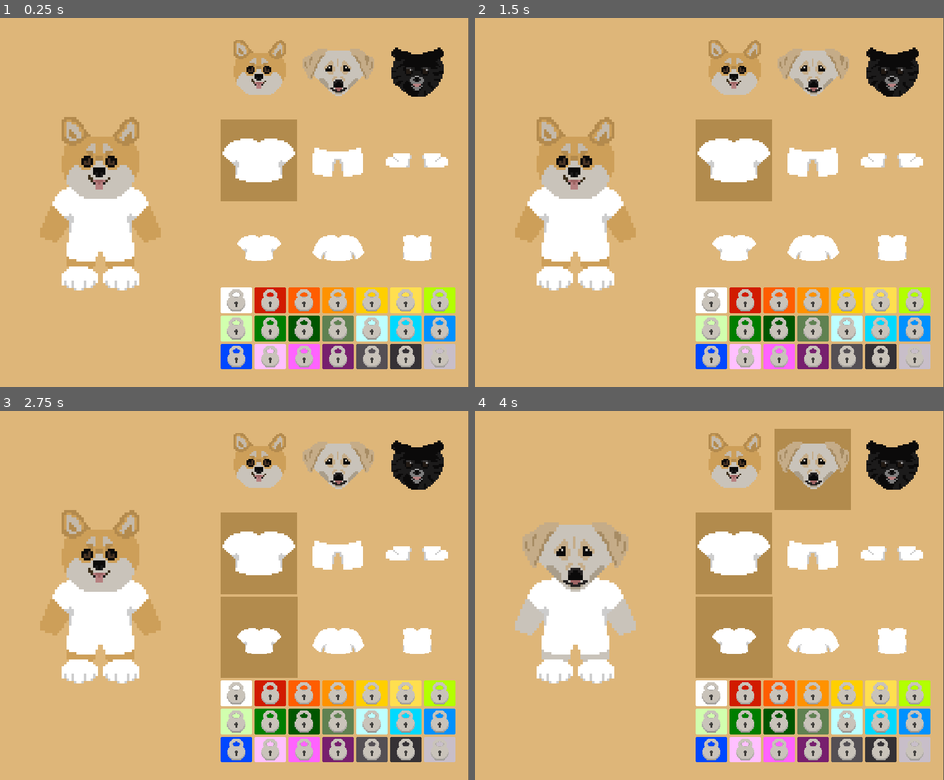
Above: before the commit, frames 1-4 (two rows, left to right).
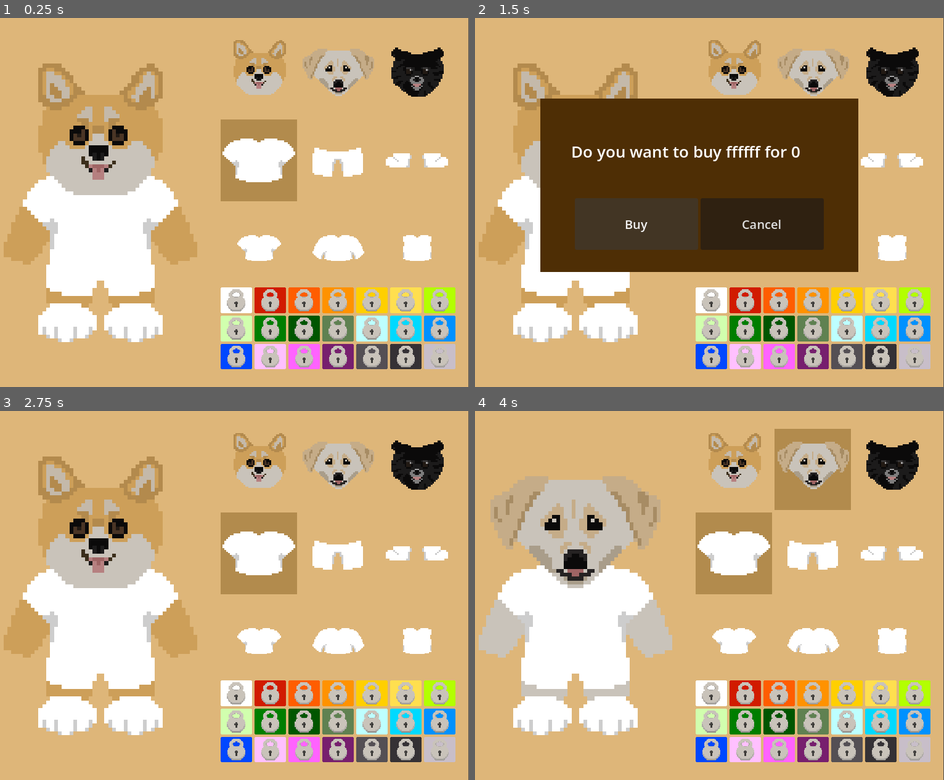
Above: after the commit, the same moments.

Repository: Katie-N/Its-a-Dogs-World
Game: Godot game, scene res://Scenes/Shop/TryOn.tscn
Two runs of this game, one before a commit and one after it. Both use one fixed random seed, a clock stepped at 60 frames per second and the inputs below. The project has no main scene, so this scene is started directly.
Inputs (mouse positions are in pixels of both pictures, inside the frame that each line leads up to):
- Up to frame 1 (0.25 s): no input
- Up to frame 2 (1.5 s): click (709, 298) at 0.52 s; click (634, 224) at 1.25 s, where only the run after the commit has a clickable "Buy"
- Up to frame 3 (2.75 s): click (286, 617) at 2 s, where only the run after the commit has a clickable "Cancel"
- Up to frame 4 (4 s): click (732, 470) at 2.75 s; click (812, 470) at 3.5 s

The runs differ from the first frame. In frame 1, 15% of the frame differs, in the area x 0-43%, y 12-88%; in frame 2, 40%, in the area x 0-82%, y 12-88%; in frame 3, 18%; in frame 4, 18%.

Commit message:
Added menu for buying items

Diff:
--- a/Scenes/Shop/TryOn.tscn
+++ b/Scenes/Shop/TryOn.tscn
@@ -10,6 +10,7 @@
 [ext_resource type="Texture2D" uid="uid://ms3ljw5y60kr" path="res://Art/Items/ClothingSpritesheet.png" id="7_5bqxl"]
 [ext_resource type="Script" uid="uid://bkosvnfdrt2ah" path="res://Src/saver_loader.gd" id="9_kgg0x"]
 [ext_resource type="Texture2D" uid="uid://cpunbttpl0sy2" path="res://Art/Items/lock.png" id="9_qw47h"]
+[ext_resource type="PackedScene" uid="uid://noair8speckf" path="res://Scenes/buy_item_menu_container.tscn" id="10_62c7g"]
 
 [sub_resource type="AtlasTexture" id="AtlasTexture_a8vxu"]
 atlas = ExtResource("7_5bqxl")
@@ -206,6 +207,9 @@
 texture_normal = ExtResource("9_qw47h")
 stretch_mode = 5
 
+[node name="Buy Item Menu Container" parent="CanvasLayer" unique_id=325690460 instance=ExtResource("10_62c7g")]
+visible = false
+
 [node name="SaverLoader" type="Node" parent="." unique_id=1260225901 node_paths=PackedStringArray("store_inventory")]
 script = ExtResource("9_kgg0x")
 store_inventory = NodePath("..")
--- a/Scenes/Shop/shop.tscn
+++ b/Scenes/Shop/shop.tscn
@@ -48,3 +48,4 @@
 [node name="DogCharacter" parent="." unique_id=1917843070 instance=ExtResource("2_dqdqq")]
 position = Vector2(219.00002, 250)
 scale = Vector2(0.44961163, 0.44961163)
+static_size = false
--- a/Scenes/Shop/try_on.gd
+++ b/Scenes/Shop/try_on.gd
@@ -10,6 +10,10 @@
 var unlocked_pants = []
 var unlocked_shoes = []
 var unlocked_shirt_designs = []
+var cost = {
+	"color": 0,
+	"clothes": 0
+}
 
 # -----------------
 
@@ -98,9 +102,12 @@
 		button.name = color
 		button.pressed.connect(changeColor.bind(color))
 
+		var lockButton = button.get_node("LockButton")
+		lockButton.pressed.connect(openItemUnlockMenu.bind(button, button.name, unlocked_colors, "color", "this color"))
+
 #		If this color has not been unlocked, then we need to put a little lock over it :)
 		if color in unlocked_colors:
-			button.get_node("LockButton").visible = false
+			lockButton.visible = false
 
 #	Hide the template button now that we have finished adding buttons.
 	colorTemplateButton.visible = false
@@ -261,3 +268,24 @@
 	# To hide the colorRect when the button is unpressed, make the colorRect visibility equal the emmitted toggle value (true when toggled on, false when toggled off)
 	# To prevent the colorRect from catching mouse clicks, set Mouse -> Filter = Ignore
 	# To make the ColorRect cover the TextureButton, set Layout -> Anchors Preset = Full Rect
+
+# When a locked item is clicked on, it will open the Buy Item Menu Container scene and wait for the user to either cancel or buy the item.
+func openItemUnlockMenu(lockedItem, itemName, unlockedArray, costKey, message):
+	$"CanvasLayer/Buy Item Menu Container".itemName = itemName
+	$"CanvasLayer/Buy Item Menu Container".cost = cost[costKey]
+	$"CanvasLayer/Buy Item Menu Container".visible = true
+
+
+func unlockItem(lockedItem, itemName, unlockedArray, costKey):
+	if itemName in unlockedArray:
+		print(itemName + " already unlocked... Something has gone wrong")
+		return
+	#if wallet < cost[costKey]:
+		#print("Not enough money :(")
+		#return
+	#wallet -= cost[costKey]
+	unlockedArray.append(itemName)
+
+	print("Unlock " + lockedItem.name)
+#	Save after unlocking a new item
+	#SaverLoader.save_game()
--- /dev/null
+++ b/Scenes/buy_item_menu_container.gd
@@ -0,0 +1,20 @@
+extends Control
+
+#These setters ensure that when the exported variables are updated, the text is automatically updated too
+@export var itemName : String:
+	set(value):
+		itemName = value
+		updateText()
+@export var cost : int:
+	set(value):
+		cost = value
+		updateText()
+
+func updateText() -> void:
+	$"Buy Item Menu/Label".text = "Do you want to buy " + str(itemName) + " for " + str(cost)
+
+func _on_exit_menu_pressed() -> void:
+	visible = false
+
+func _on_cancel_pressed() -> void:
+	visible = false
--- /dev/null
+++ b/Scenes/buy_item_menu_container.tscn
@@ -0,0 +1,94 @@
+[gd_scene format=3 uid="uid://noair8speckf"]
+
+[ext_resource type="Script" uid="uid://b1xu8tq8qptg0" path="res://Scenes/buy_item_menu_container.gd" id="1_gr1kq"]
+
+[sub_resource type="Theme" id="Theme_460hh"]
+
+[sub_resource type="StyleBoxEmpty" id="StyleBoxEmpty_qw47h"]
+
+[sub_resource type="Theme" id="Theme_qw47h"]
+
+[sub_resource type="Theme" id="Theme_62c7g"]
+
+[node name="Buy Item Menu Container" type="Control" unique_id=325690460]
+z_index = 5
+layout_mode = 3
+anchors_preset = 15
+anchor_right = 1.0
+anchor_bottom = 1.0
+grow_horizontal = 2
+grow_vertical = 2
+script = ExtResource("1_gr1kq")
+
+[node name="Exit Menu" type="Button" parent="." unique_id=976097403]
+layout_mode = 1
+anchors_preset = 15
+anchor_right = 1.0
+anchor_bottom = 1.0
+grow_horizontal = 2
+grow_vertical = 2
+theme = SubResource("Theme_460hh")
+theme_type_variation = &"FlatButton"
+theme_override_styles/pressed = SubResource("StyleBoxEmpty_qw47h")
+
+[node name="Buy Item Menu" type="Control" parent="." unique_id=1519144802]
+anchors_preset = 0
+offset_left = 145.0
+offset_top = 131.0
+offset_right = 661.0
+offset_bottom = 413.0
+
+[node name="ColorRect" type="ColorRect" parent="Buy Item Menu" unique_id=146669353]
+layout_mode = 1
+anchors_preset = 15
+anchor_right = 1.0
+anchor_bottom = 1.0
+grow_horizontal = 2
+grow_vertical = 2
+color = Color(0.30686396, 0.17891634, 0.021225445, 1)
+
+[node name="HBoxContainer" type="HBoxContainer" parent="Buy Item Menu" unique_id=1695864485]
+layout_mode = 1
+anchors_preset = 12
+anchor_top = 1.0
+anchor_right = 1.0
+anchor_bottom = 1.0
+offset_left = 56.0
+offset_top = -120.0
+offset_right = -56.0
+offset_bottom = -36.0
+grow_horizontal = 2
+grow_vertical = 0
+alignment = 1
+
+[node name="Buy" type="Button" parent="Buy Item Menu/HBoxContainer" unique_id=492547211]
+layout_mode = 2
+size_flags_horizontal = 3
+theme = SubResource("Theme_qw47h")
+theme_override_font_sizes/font_size = 20
+text = "Buy"
+
+[node name="Cancel" type="Button" parent="Buy Item Menu/HBoxContainer" unique_id=1938794609]
+layout_mode = 2
+size_flags_horizontal = 3
+theme = SubResource("Theme_qw47h")
+theme_override_font_sizes/font_size = 20
+text = "Cancel"
+
+[node name="Label" type="Label" parent="Buy Item Menu" unique_id=1209113254]
+layout_mode = 1
+anchors_preset = 10
+anchor_right = 1.0
+offset_left = 50.0
+offset_top = 49.0
+offset_right = -50.0
+offset_bottom = 124.0
+grow_horizontal = 2
+theme = SubResource("Theme_62c7g")
+theme_override_font_sizes/font_size = 26
+text = "Do you want to buy this item for x coins?"
+vertical_alignment = 1
+autowrap_mode = 2
+
+[connection signal="pressed" from="Exit Menu" to="." method="_on_exit_menu_pressed"]
+[connection signal="pressed" from="Buy Item Menu/HBoxContainer/Cancel" to="." method="_on_cancel_pressed"]
--- a/Scenes/dog_character.gd
+++ b/Scenes/dog_character.gd
@@ -1,6 +1,8 @@
 extends CharacterBody2D
 
 @export var max_speed = 400 # How fast the player will move (pixels/sec).
+@export var static_size = true # Whether the dog will get smaller as it moves up and bigger as it moves down.
+
 var screen_size # Size of the game window.
 var last_direction := Vector2(1,0)
 
@@ -16,12 +18,13 @@
 		last_direction = direction
 
 func _process(delta):
-	#	Make the dog get bigger as it walks down and smaller as it walks up
-	var min_scale = 0.5
-	var max_scale = 1.0
-	var far_distance = 100.0
-	var near_distance = 300.0
+	if not static_size:
+		#	Make the dog get bigger as it walks down and smaller as it walks up
+		var min_scale = 0.5
+		var max_scale = 1.0
+		var far_distance = 100.0
+		var near_distance = 300.0
 
-	var distance = (position.y - far_distance) / near_distance
-	scale.x = lerp(min_scale, max_scale, distance)
-	scale.y = lerp(min_scale, max_scale, distance)
+		var distance = (position.y - far_distance) / near_distance
+		scale.x = lerp(min_scale, max_scale, distance)
+		scale.y = lerp(min_scale, max_scale, distance)
Not shown, added: Scenes/buy_item_menu_container.gd.uid
